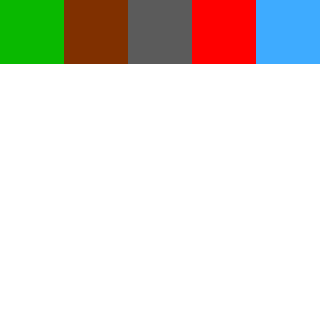
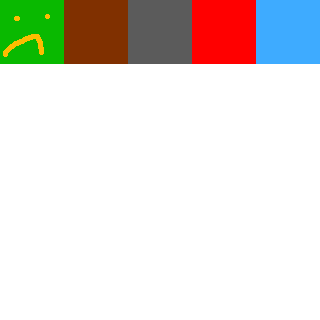
Two versions of the same layered image (320px x 320px). Layer-by-layer changes:
painted on "Layer 4" over [3, 14, 50, 57]
